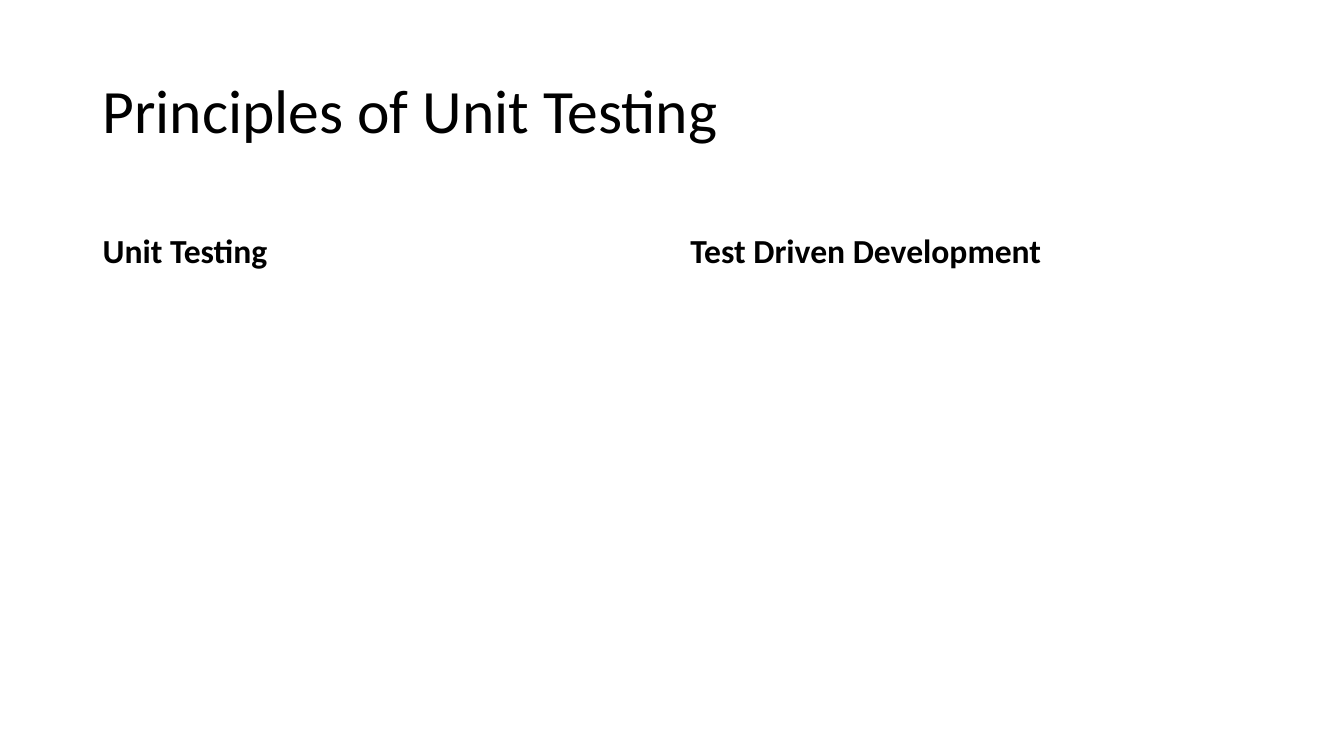
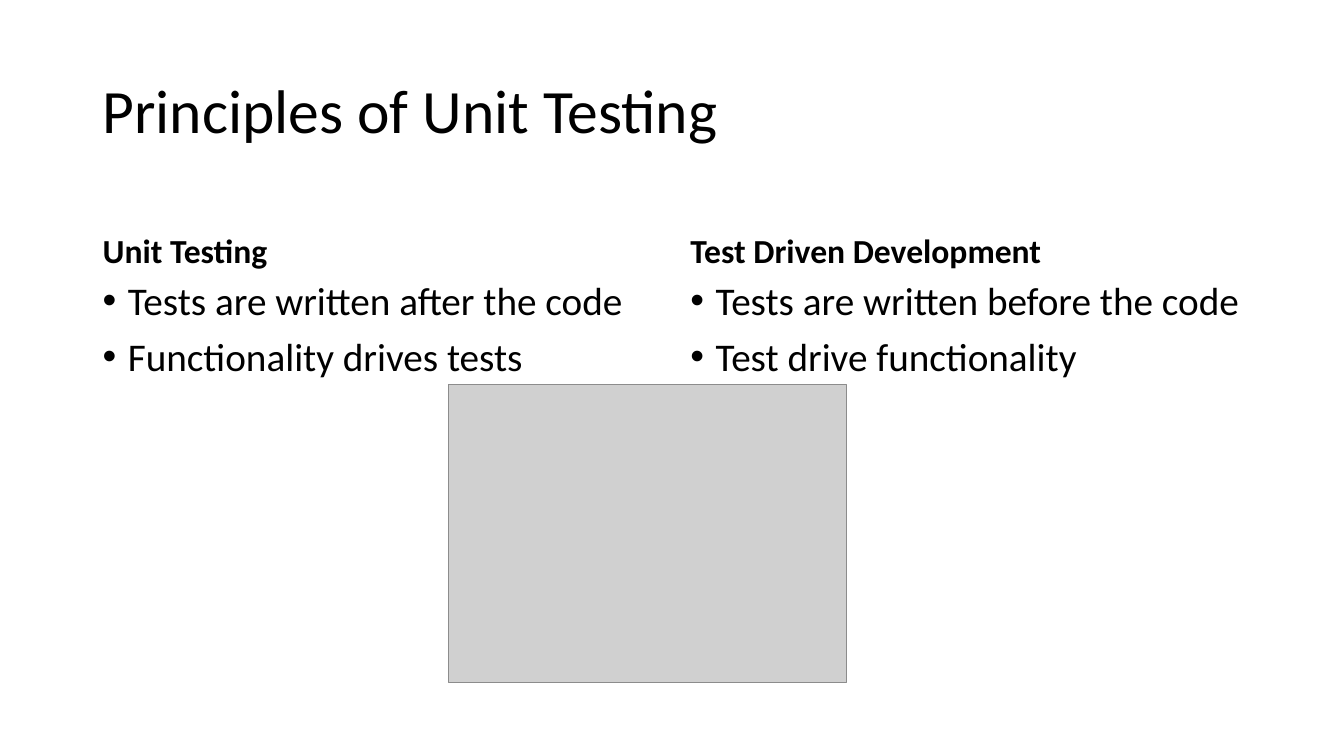
Before and after one commit to DrewNull/bff-unit-testing-in-mstest, a slide deck: slide 7 of BFF.UnitTestingInMSTest/BFF-UnitTestingInMSTest.pptx. Drawn at 1344x756 pixels with LibreOffice and Linux fonts; fonts in the diff are those of the drawing; grey boxes stand for pictures. Boxes give left, top, right and bottom in pixels: in the first picture for what was removed or moved away, otherwise in the second. Text is boxed around its words. In the diff, an @@ line names an element or a change of style, - is before the commit and + after.

```diff
--- a/BFF.UnitTestingInMSTest/BFF-UnitTestingInMSTest.pptx
+++ b/BFF.UnitTestingInMSTest/BFF-UnitTestingInMSTest.pptx
@@ text added at bbox=[128, 287, 622, 378], 28 pt, text #000000 @@
+• Tests are written after the code
+• Functionality drives tests
@@ text added at bbox=[716, 287, 1239, 378], 28 pt, text #000000 @@
+• Tests are written before the code
+• Test drive functionality
@@ picture added at bbox=[449, 384, 847, 683] @@
```
Also in this commit, not shown: 2 other slides changed, 3 other files.
